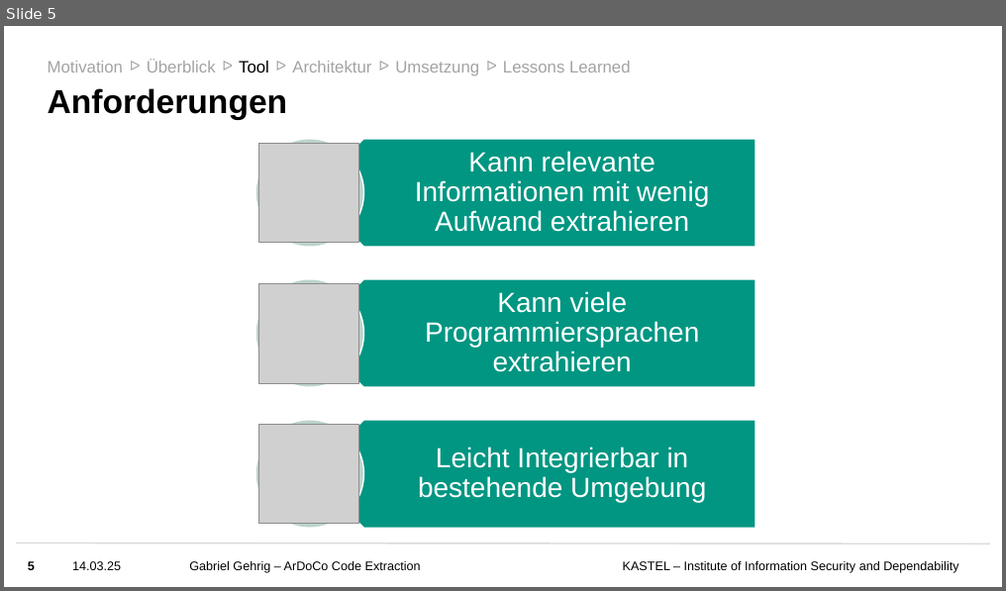
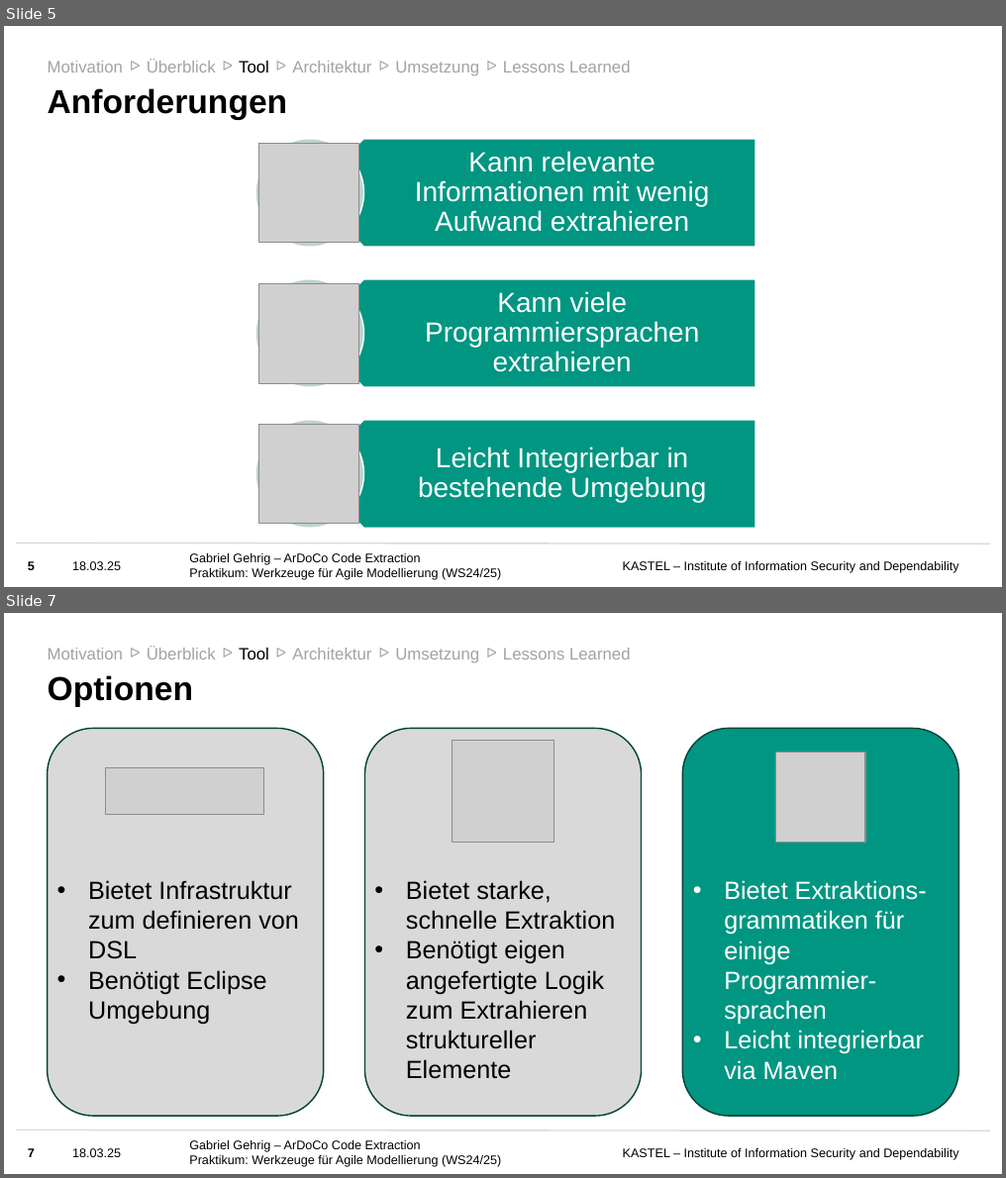
Before and after one commit to ardoco/ardoco, a slide deck: doc/Folien Praktikum ArDoCo.pptx. Shown one above the other, each under a label of ours: slide 5 before the commit, slides 5 and 7 after it; the slides between them are not shown. The pictures are 1006x591 and 1006x1178 pixels, drawn with LibreOffice and Linux fonts; fonts in the diff are those of the drawing; grey boxes stand for pictures; background and template pictures are left out. Boxes give left, top, right and bottom in pixels: in the first picture for what was removed or moved away, otherwise in the second. Text is boxed around its words. In the diff, an @@ line names an element or a change of style, - is before the commit and + after.

```diff
--- a/doc/Folien Praktikum ArDoCo.pptx
+++ b/doc/Folien Praktikum ArDoCo.pptx
@@ slide 7 added at (4,613,1002,1174), background #FFFFFF; not listed: 3 template elements that a slide beside it also shows @@
@@ group added at (48,646,631,663): 11 texts @@
+Motivation
+ᐅ
+Überblick
+Tool
+ᐅ
+Umsetzung
+ᐅ
+Architektur
+ᐅ
+Lessons Learned
+ᐅ
@@ title added at (48,675,193,706), 24 pt, text #000000, bold @@
+Optionen
@@ rounded rectangle added at (47,729,324,1117), fill #D9D9D9, outline #004239 1 pt @@
@@ rounded rectangle added at (365,729,642,1117), fill #D9D9D9, outline #004239 1 pt @@
@@ rounded rectangle added at (682,729,959,1117), fill #009682, outline #004239 1 pt @@
@@ picture added at (452,741,553,843) @@
@@ picture added at (775,753,865,843) @@
@@ picture added at (106,767,264,815) @@
@@ text added at (88,880,299,1024), 18 pt, text #000000 @@
+• Bietet Infrastruktur zum definieren von DSL
+• Benötigt Eclipse Umgebung
@@ text added at (406,880,615,1079), 18 pt, text #000000 @@
+• Bietet starke, schnelle Extraktion
+• Benötigt eigen angefertigte Logik zum Extrahieren struktureller Elemente
@@ text added at (724,880,927,1080), 18 pt, text #FFFFFF @@
+• Bietet Extraktions-grammatiken für einige Programmier-sprachen
+• Leicht integrierbar via Maven
@@ page number added at (28,1149,35,1157), 9 pt, text #000000, bold @@
+7
@@ text added at (72,1149,121,1157), 9 pt, text #000000 @@
+18.03.25
@@ slide 5 changed as well @@
@@ text at (72,562,121,570): text changed @@
-14.03.25
+18.03.25
@@ text at (189,569,501,580): paragraph added @@
+Praktikum: Werkzeuge für Agile Modellierung (WS24/25)
```
Also in this commit, not shown: 11 other slides changed, 12 other slides added, 11 other files.
